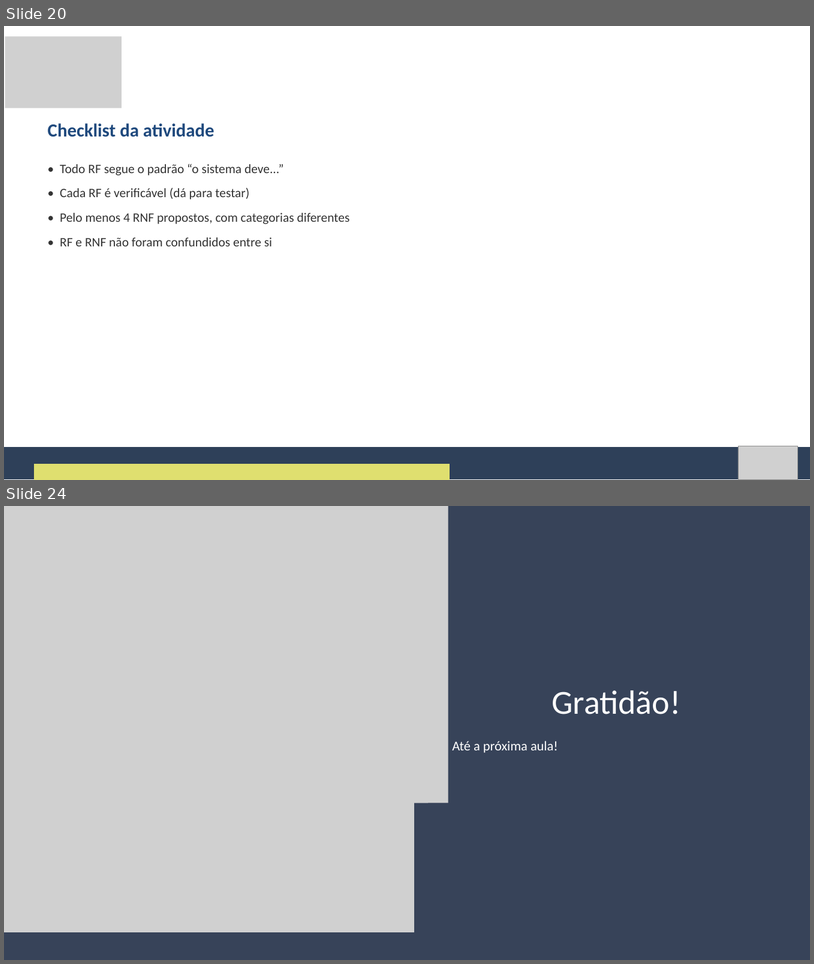
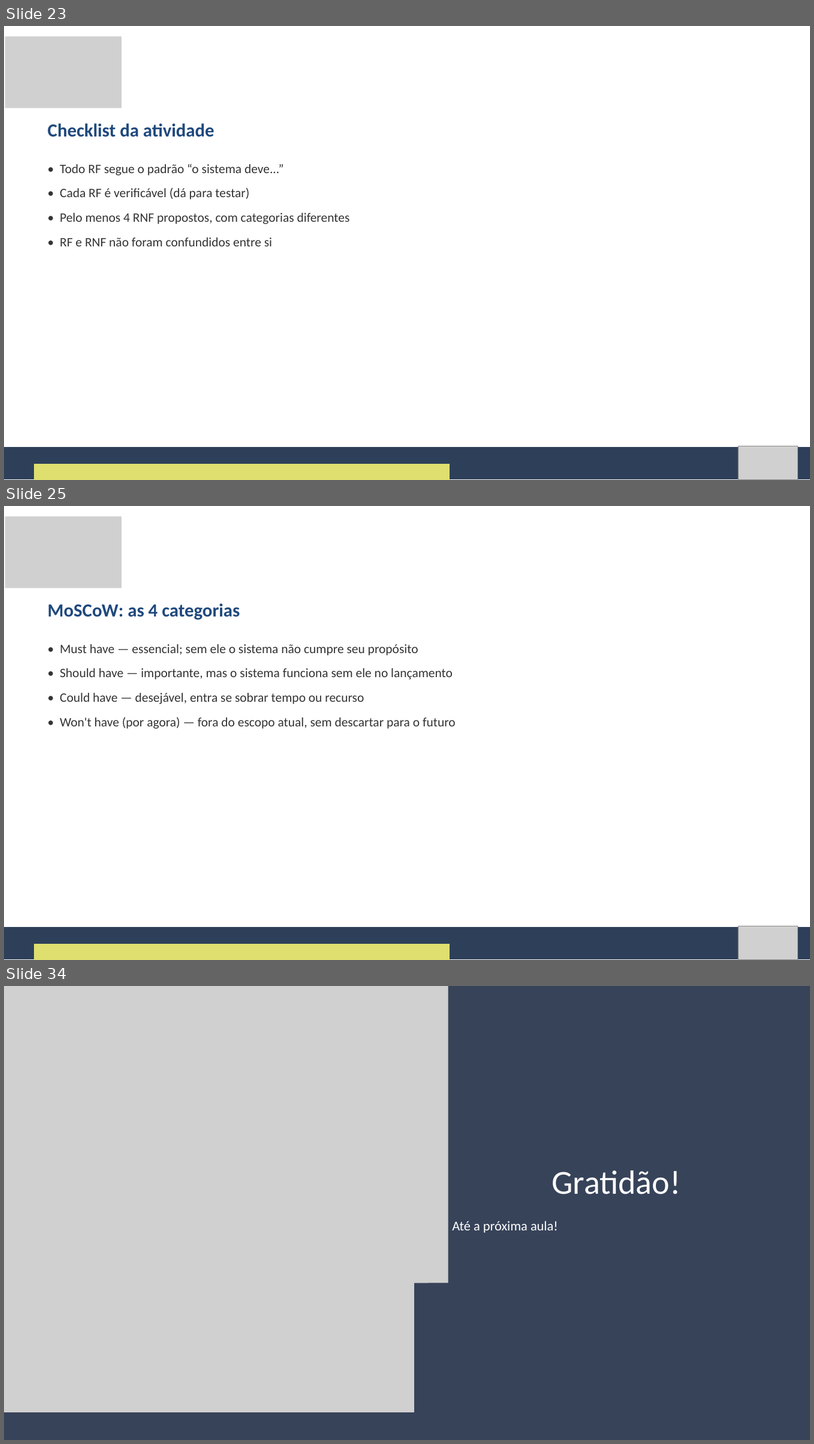
Before and after one commit to Natan20/Curso-Modelagem-De-Sistemas-Material, a slide deck: Aula 02 - 04-09-2026/Aula 2 - Slides.pptx. Shown one above the other, each under a label of ours: slides 20 and 24 before the commit, slides 23, 25 and 34 after it; the slides between them are not shown. The pictures are 814x964 and 814x1444 pixels, drawn with LibreOffice and Linux fonts; fonts in the diff are those of the drawing; grey boxes stand for pictures. Boxes give left, top, right and bottom in pixels: in the first picture for what was removed or moved away, otherwise in the second. Text is boxed around its words. In the diff, an @@ line names an element or a change of style, - is before the commit and + after.

Commit message:
Atualiza Aulas 1-2 com novos conteudos e restringe repo as Aulas 1-2
Aula 1: slides de correcao coletiva ampliada apos a atividade pratica.
Aula 2: novas secoes de ambiguidade/conflitos de requisitos e priorizacao
MoSCoW na apostila e nos slides, com material de reserva.

Remove do rastreamento as Aulas 3-21 (arquivos continuam no disco) para
adicionar aula a aula conforme forem finalizadas. Restaura o README.md.

```diff
--- a/Aula 02 - 04-09-2026/Aula 2 - Slides.pptx
+++ b/Aula 02 - 04-09-2026/Aula 2 - Slides.pptx
@@ slide 25 added at [4, 506, 810, 960], background #FFFFFF @@
@@ picture added at [5, 516, 122, 588] @@
@@ text added at [48, 603, 240, 620], 33 pt, text #1F497D, bold @@
+MoSCoW: as 4 categorias
@@ text added at [60, 644, 456, 729], 23 pt, text #333333 @@
+• Must have — essencial; sem ele o sistema não cumpre seu propósito
+• Should have — importante, mas o sistema funciona sem ele no lançamento
+• Could have — desejável, entra se sobrar tempo ou recurso
+• Won't have (por agora) — fora do escopo atual, sem descartar para o futuro
@@ freeform shape added at [4, 927, 810, 959], fill #2E4059 @@
@@ picture added at [738, 926, 798, 959] @@
@@ freeform shape added at [34, 943, 450, 960], fill #DFDF6F @@
@@ what was slide 20 is now slide 23 @@
@@ what was slide 24 is now slide 34 @@
```
Also in this commit, not shown: 5 slides changed, 9 other slides added, 59 other files.
